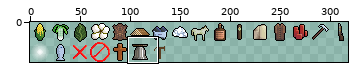
Sprite sheet -- tiles/commodities20.png. Above: a wide view before the commit, with the close-up outlined.
Close-up. Before:
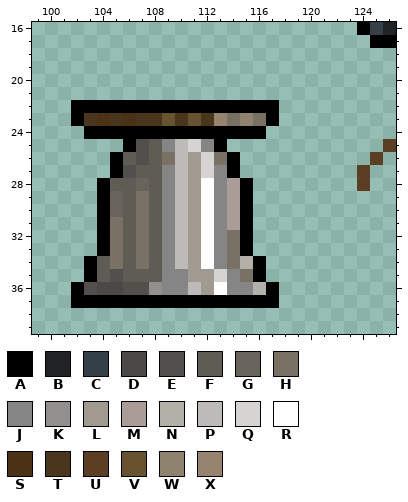
The file is 320x40 pixels. Pixels under 10% opacity are left out. Colours within 5 levels of each other are drawn and written as one. Shown: x 99..126, y 16..39. The wide view leaves out empty margins.
Palette (. is transparent): A #000000  B #212426  C #353f48  D #4b4947  E #51504c  F #5f5c56  G #68645c  H #797164  J #858585  K #92908e  L #a09a91  M #aa9d99  N #b3afa9  P #bdbbb8  Q #d5d4d2  R #ffffff  S #4b3216  T #4a351d  U #5c3f23  V #685331  W #8f826e  X #978470
The same view after the edit:
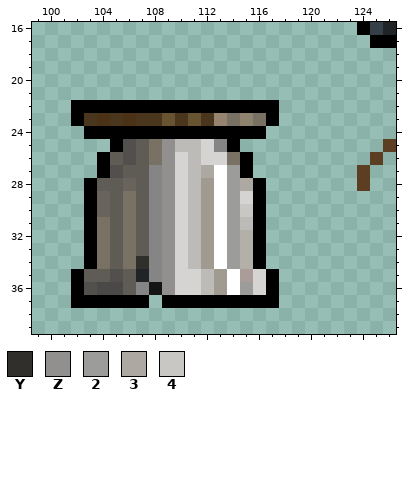
Colours new in this view: Y #312f2c  Z #92908e  2 #9c9c9b  3 #ada9a2  4 #c9c7c4
The commit says: Bell tile.
The edit:
Colour K changes from #92908e to #141414.
Colour A gives way to colour 2 in row 27 at x 114.
Colour H gives way to colour 2 in rows 32 to 34 at x 114.
Colour J gives way to colour 2 in row 36 at x 115.
Colour M gives way to colour 2 in rows 28 to 31 at x 114.
Colour A gives way to colour 3 in row 28 at x 115.
Colour Q gives way to colour 3 in row 27 at x 112.
Colour A gives way to colour 4 in row 30 at x 115.
The edit adds colour A in row 25 at x 105 and 114; in rows 26 to 27 at x 104 and 115; in rows 28 to 33 at x 103 and 116; in row 35 at x 102 and 117.
Colour F gives way to colour B in row 35 at x 107.
Colour A gives way to colour E in row 25 at x 106; in row 27 at x 105.
Colour F gives way to colour E in row 26 at x 106.
Colour A gives way to colour F in row 26 at x 105; in row 28 at x 104; in row 35 at x 103.
Colour E gives way to colour F in rows 25 to 26 at x 107; in row 27 at x 106; in row 36 at x 106.
Colour G gives way to colour F in row 28 at x 107; in rows 29 to 30 at x 105.
Colour H gives way to colour F in rows 29 to 30 at x 107; in rows 31 to 33 at x 105 and 107; in row 34 at x 105.
Colour A gives way to colour G in rows 29 to 30 at x 104.
Colour F gives way to colour G in row 28 at x 106.
Colour A gives way to colour H in row 26 at x 114; in rows 31 to 33 at x 104.
Colour F gives way to colour H in rows 25 to 26 at x 108; in rows 29 to 33 at x 106; in row 34 at x 104 and 106.
Colour A gives way to colour J in row 25 at x 113.
Colour E gives way to colour J in row 36 at x 107.
Colour F gives way to colour J in rows 27 to 35 at x 108.
Colour Q gives way to colour L in row 35 at x 113.
Colour R gives way to colour L in rows 28 to 34 at x 112; in row 36 at x 113.
Colour H gives way to colour M in row 35 at x 115.
Colour A gives way to colour N in rows 32 to 33 at x 115.
Colour A gives way to colour P in row 31 at x 115.
Colour L gives way to colour P in rows 26 to 34 at x 111; in rows 35 to 36 at x 112.
Colour Q gives way to colour P in row 25 at x 111.
Colour A gives way to colour Q in row 29 at x 115; in row 35 at x 116.
Colour H gives way to colour Q in row 26 at x 113.
Colour J gives way to colour Q in row 25 at x 112; in rows 35 to 36 at x 110.
Colour L gives way to colour Q in row 35 at x 111.
Colour N gives way to colour Q in row 36 at x 116.
Colour P gives way to colour Q in rows 26 to 34 at x 110; in row 36 at x 111.
Colour J gives way to colour R in rows 27 to 34 at x 113; in rows 35 to 36 at x 114.
Colour H gives way to colour Y in row 34 at x 107.
Colour H gives way to colour Z in row 26 at x 109.
Colour J gives way to colour Z in row 25 at x 109; in rows 27 to 36 at x 109.
The author cleared colour A in row 37 at x 108.
Changed places in both close-ups, as pixel boxes (x1, y1, x2, y2):
changed: (71, 139, 279, 308)
